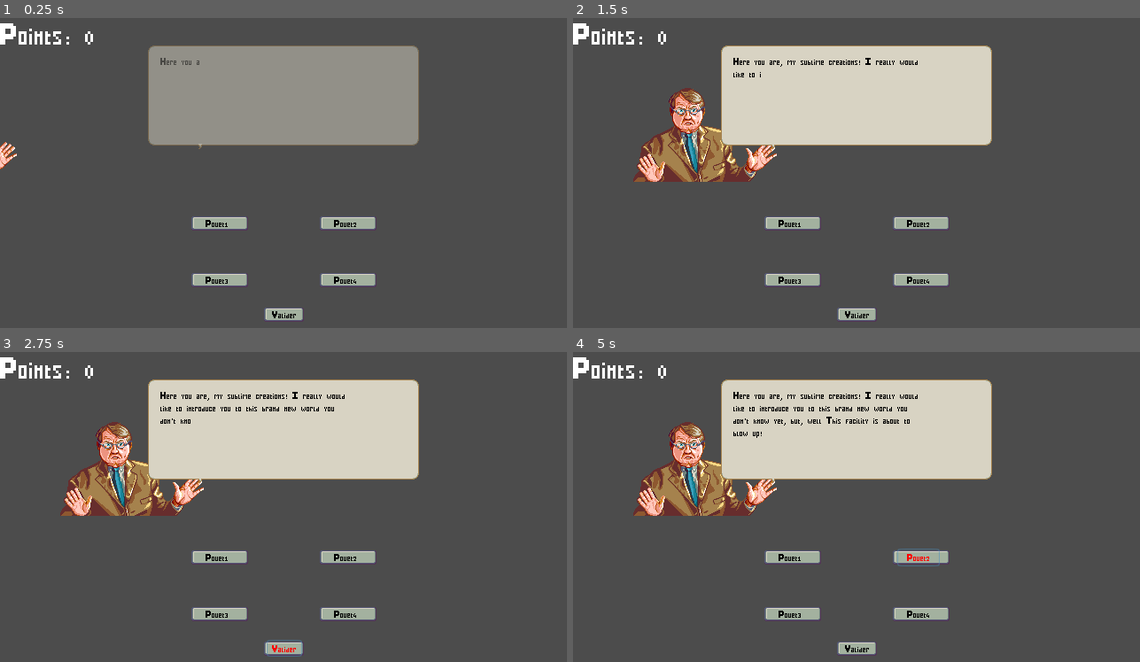
Above: before the commit, frames 1-4 (two rows, left to right).
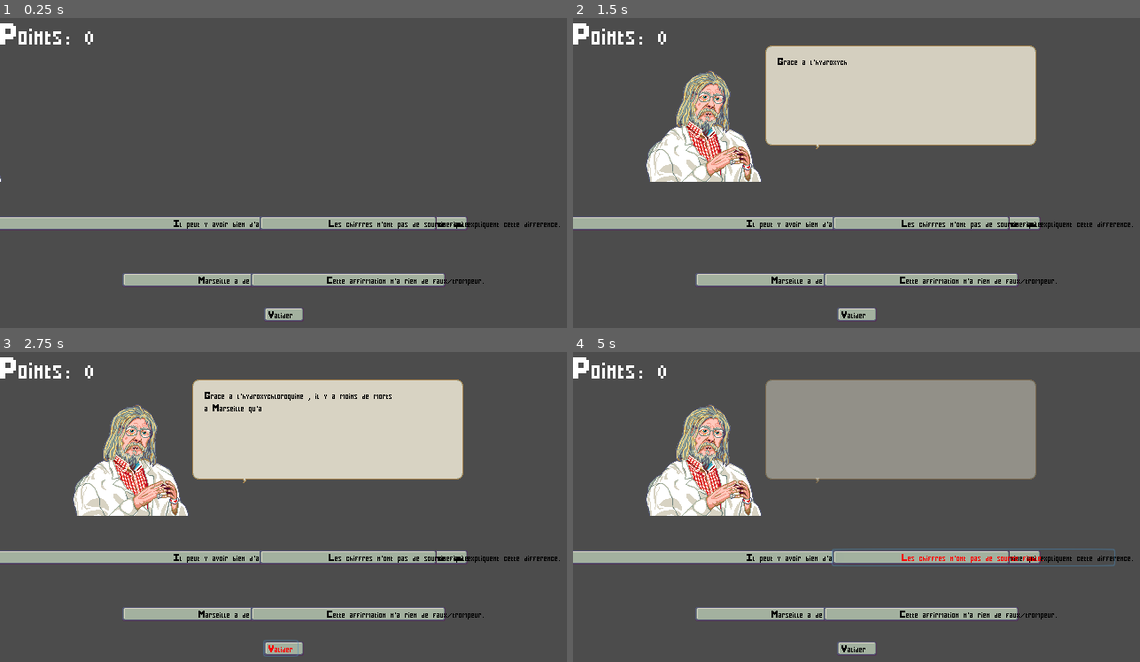
Above: after the commit, the same moments.

Repository: MrBSmith/FakeNews
Game: Godot game, scene res://Scenes/Game.tscn
The game is run twice, just before and just after one commit, with the same random seed, the same clock (stepped at 60 frames per second) and the same inputs.
Inputs (mouse positions are in pixels of both pictures, inside the frame that each line leads up to):
- Up to frame 1 (0.25 s): no input
- Up to frame 2 (1.5 s): tap Enter (ui_accept) at 0.5, 0.77 s; move the mouse to (856, 95) at 0.52 s; hold Up (ui_up) 0.53-1.28 s; move the mouse to (743, 191) at 1.27 s; hold Down (ui_down) from 1.28 s (still down)
- Up to frame 3 (2.75 s): tap Enter (ui_accept) at 1.52 s; release Down (ui_down) at 2 s; click "Valider" at 2 s
- Up to frame 4 (5 s): click (788, 556) at 2.75 s, where only the run before the commit has a clickable "Pouet1"; click (941, 556) at 3.5 s, where only the run after the commit has a clickable "Il peut y avoir bien d'autres…"; click (918, 556) at 4.25 s, where only the run before the commit has a clickable "Pouet2"

The runs differ from the first frame. In frame 1, 20% of the frame differs, in the area x 0-99%, y 8-97%; in frame 2, 15%; in frame 3, 15%; in frame 4, 28%.

Commit message:
Add questions

Diff:
--- a/Autoloads/Dialogue/Text.csv
+++ b/Autoloads/Dialogue/Text.csv
@@ -1,28 +1,68 @@
 keys;fr;en
 ;;
-PORT_QUIZZ_1;Montagnier;Montagnier
-PORT_QUIZZ_2;Montagnier;Montagnier
-PORT_QUIZZ_3;Montagnier;Montagnier
-PORT_QUIZZ_4;Montagnier;Montagnier
-PORT_QUIZZ_5;Montagnier;Montagnier
-PORT_QUIZZ_6;Montagnier;Montagnier
-PORT_QUIZZ_7;Montagnier;Montagnier
-PORT_QUIZZ_8;Montagnier;Montagnier
-PORT_QUIZZ_9;Montagnier;Montagnier
-PORT_QUIZZ_10;Montagnier;Montagnier
+PORT_QUIZZ_1;;Raoult
+PORT_QUIZZ_2;;Raoult
+PORT_QUIZZ_3;;Raoult
+PORT_QUIZZ_4;;JJCC
+PORT_QUIZZ_5;;JJCC
+PORT_QUIZZ_6;;Montagnier
+PORT_QUIZZ_7;;Montagnier
+PORT_QUIZZ_8;;Casasnovas
+PORT_QUIZZ_9;;Casasnovas
+PORT_QUIZZ_10;;Casasnovas
 ;;
-DIAL_QUIZZ_1;Pouet;Here you are, my sublime creations! I really would like to introduce you to this brand new world you don't know yet, but, well… This facility is about to blow up! A turbine of Xion -the gaz fueling the factory- broke up, so a massive cloud of Xion is about to destroy everything here. I just had time to wake you, so you will have to learn everything on the fly. But don't worry too much for now, I have restrainted the gaz leak to the engine room. This room is safe.
-DIAL_QUIZZ_2;;I've prepared some of my minions to show you the way. They will learn you everything you need to know, more or less. They are dumb as hell, but well it will have to do.
-DIAL_QUIZZ_3;;Well, nervemind what I said before: This room is NOT safe. Now stay as far as you can from the Xion cloud and RUN!
-DIAL_QUIZZ_4;;Do you see these purple crates? DON'T TOUCH IT! This is where I stock my precious Xion energy.
-DIAL_QUIZZ_5;;You see that blue flame that you've just lit ?! That's how my little time machine works. It can gets you back to the last blue flame you've met. Make sure not to miss the next ones!
-DIAL_QUIZZ_6;;The exit is near! All you need to do is to trigger the buttons and the door will open. But you won't be safer in the next area: continue running fast or the Xion will fry your precious circuits.
-DIAL_QUIZZ_7;;
-DIAL_QUIZZ_8;;
-DIAL_QUIZZ_9;;
+DIAL_QUIZZ_1;;Grace a l'hydroxychloroquine , il y a moins de morts a Marseille qu'a Paris.
+DIAL_QUIZZ_2;;(Sur le traitement a base d'hydoxuchloroquine) Les chinois avaient déjà prouvé l'éfficacité sur le SRAS, et recement ils ont montrés l'efficacité sur le COVID.
+DIAL_QUIZZ_3;;Quand on a montré qu'un médicament marchait sur une centaine de personne [...] et qu'il y a des andouilles qui disent qu'on est pas surs que ca marche, ca ne m'interese pas.
+DIAL_QUIZZ_4;;Au Danemark, ils viennent de voter une loi qui permettra aux danois de sortir du confinement à condition qu'ils acceptent de se faire vacciner par le futur vaccin contre le corona virus.
+DIAL_QUIZZ_5;;Si au moment des premières campagnes de vaccination, on a un pic de mortalité, les médias dominants et l'OMS vont l'attribuer a la virulance subite du COVID, alors qu'il se pourrait très bien que ce soit les dégats causés par un vaccin, dont une partie de la composition a été déclarée scret défense.
+DIAL_QUIZZ_6;;Le coronavirus contient des séquences d'un autre virus [...]: le VIH, le virus du SIDA.
+DIAL_QUIZZ_7;;Le virus a été fabriqué en laboratoire, en Chine, et les ondes 5G y jouent un rôle.
+DIAL_QUIZZ_8;;Il faut jeûner et manger cru pour se proteger du virus tout comme il faut se rapprocher des gens plutôt que de limiter les contacts physiques.
+DIAL_QUIZZ_9;;Est-ce que je connais des gens qui ont une hygiène de vie correcte [...] et qui ont été touchés par le COVID? A priori non, je n'en connais pas, et ca me parait impossible.
 DIAL_QUIZZ_10;;
 ;;
-DIAL_QUIZZ_1_0;;Pouet1
-DIAL_QUIZZ_1_1;;Pouet2
-DIAL_QUIZZ_1_2;;Pouet3[v]
-DIAL_QUIZZ_1_3;;Pouet4
+DIAL_QUIZZ_1_0;;Il peut y avoir bien d'autres facteurs que le traitement a l'hydroxychloroquine qui expliquent cette difference.[v]
+DIAL_QUIZZ_1_1;;Les chiffres n'ont pas de source fiable.[v]
+DIAL_QUIZZ_1_2;;Marseille a de meilleurs hopitaux que Paris.
+DIAL_QUIZZ_1_3;;Cette affirmation n'a rien de faux/trompeur.
+;;
+DIAL_QUIZZ_2_0;;Ces résultats sont obtenu seulement in vitro (Et non sur un organisme vivant).[v]
+DIAL_QUIZZ_2_1;;Les études dont il parle sont controversés.[v]
+DIAL_QUIZZ_2_2;;Il n'y a pas eu de preuve de l'efficacité de l'hydorxychloroquine contre le SRAS.
+DIAL_QUIZZ_2_3;;Cette affirmation n'a rien de faux/trompeur.
+;;
+DIAL_QUIZZ_3_0;;Une étude qui porte sur 100 personne n'est jamais une preuve suffisante pour l'eficacité d'un médicament.[v]
+DIAL_QUIZZ_3_1;;Son étude a été menée sans groupe témoins, les données recoltés ne peuvent donc être comparé a aucune autres.[v]
+DIAL_QUIZZ_3_2;;L'étude n'est pas randomisée, elle est donc soumise au biais des chercheurs ainsi qu'aux effets contextuels sur les patients (Effet placebo...).[v]
+DIAL_QUIZZ_3_3;;Cette affirmation n'a rien de faux/trompeur.
+;;
+DIAL_QUIZZ_4_0;;La loi dit en réalité que le ministère peut décider de rendre un vaccin obligatoire localement (Sans lien avec le confinement).[v]
+DIAL_QUIZZ_4_1;;Le futur vaccin (Si il est un jour découvert), ne pourrait être généralisé que dans de nombreux mois, c’est-à-dire bien après la fin prévue du confinement au Danemark.[v]
+DIAL_QUIZZ_4_2;;Il n'y a pas de confinement au Danemark.
+DIAL_QUIZZ_4_3;;Cette affirmation n'a rien de faux/trompeur.
+;;
+DIAL_QUIZZ_5_0;;"C'est un procès d'intention: son argument se base sur des faits qui ""pourraient"" avoir lieu.[v]"
+DIAL_QUIZZ_5_1;;Le vaccin n'existe pas encore, sa composition n'a pas pu être déclaré secret défense.[v]
+DIAL_QUIZZ_5_2;;
+DIAL_QUIZZ_5_3;;Cette affirmation n'a rien de faux/trompeur.
+;;
+DIAL_QUIZZ_6_0;;La séquence dont il parle se retrouve en réalité dans de nombreux virus (Elle est assez banale).[v]
+DIAL_QUIZZ_6_1;;Le virus n'a pas de séquence commune avec le VIH.
+DIAL_QUIZZ_6_2;;C'est un prix nobel il faut donc lui faire confiance.
+DIAL_QUIZZ_6_3;;Cette affirmation n'a rien de faux/trompeur.
+;;
+DIAL_QUIZZ_7_0;;Il n'y a aucune preuve ou indice qui permette d'accuser un laboratoire chinois d'avoir crée le virus.[v]
+DIAL_QUIZZ_7_1;;Il n'y a aucun rapport entre les ondes 5G et les virus et leur transmision.[v]
+DIAL_QUIZZ_7_2;;C'est un prix nobel il faut donc lui faire confiance.
+DIAL_QUIZZ_7_3;;Cette affirmation n'a rien de faux/trompeur.
+;;
+DIAL_QUIZZ_8_0;;Il n'y a aucune efficacité démontré du jeûne et du crudivorisme pour se protéger du virus.[v]
+DIAL_QUIZZ_8_1;;Le virus se transmet par des microgoutellettes (Salive, réspiration), il faut donc éviter au maximum les contacts physiques.[v]
+DIAL_QUIZZ_8_2;;Jeûner et manger cru aident a renforcer les défenses immunitaires, et permettent donc de se protéger éfficacement du virus.
+DIAL_QUIZZ_8_3;;Cette affirmation n'a rien de faux/trompeur.
+;;
+DIAL_QUIZZ_8_0;;Il n'y a aucun rapport direct entre l'hygiène de vie et la transmition du virus.[v]
+DIAL_QUIZZ_8_1;;"L'une des proches de Thierry Casasnovas dit elle-même avoir été atteinte et s'être ""soignée"" a l'aide du crudivorisme et de ""purges"".[v]"
+DIAL_QUIZZ_8_2;;Une bonne hygiène protège efficacement du virus.
+DIAL_QUIZZ_8_3;;Cette affirmation n'a rien de faux/trompeur.
--- a/Scenes/Bubble/Bubble.gd
+++ b/Scenes/Bubble/Bubble.gd
@@ -8,6 +8,8 @@
 var dialogue_key : String = ""
 
 func _ready():
+	set_modulate(Color.transparent)
+
 	appear()
 	$RichTextLabel.start_typing()
 	yield($RichTextLabel, "finished_typing")
--- a/Scenes/Button/Answer/Answer.tscn
+++ b/Scenes/Button/Answer/Answer.tscn
@@ -4,7 +4,19 @@
 [ext_resource path="res://Scenes/Button/Answer/Answer.gd" type="Script" id=2]
 
 [node name="Answer" instance=ExtResource( 1 )]
+margin_left = 0.0
+margin_top = 0.0
+margin_right = 16.0
+margin_bottom = 16.0
 script = ExtResource( 2 )
 
 [node name="Button" parent="." index="0"]
+anchor_left = 0.0
+anchor_top = 0.0
+anchor_right = 0.0
+anchor_bottom = 0.0
+margin_left = -1.0
+margin_top = -2.0
+margin_right = 18.0
+margin_bottom = 17.0
 custom_colors/font_color_pressed = Color( 0, 0.298039, 1, 1 )
--- a/Scenes/Button/Button.gd
+++ b/Scenes/Button/Button.gd
@@ -6,7 +6,7 @@
 
 func set_text(text: String):
 	if text.length() != 1:
-		_set_size(Vector2(16 + 8 * text.length(), 16))
+		_set_size(Vector2(5 * text.length(), 16))
 		$Button.set_size(Vector2(8 * text.length(), 16))
 	$Button.set_text(text)
 
--- a/Scenes/Button/Button.tscn
+++ b/Scenes/Button/Button.tscn
@@ -21,8 +21,8 @@
 }
 
 [node name="Button" type="NinePatchRect"]
-margin_left = 16.0
-margin_top = 16.0
+margin_right = 16.0
+margin_bottom = 16.0
 grow_horizontal = 2
 grow_vertical = 2
 rect_min_size = Vector2( 16, 16 )
@@ -37,14 +37,10 @@
 }
 
 [node name="Button" type="Button" parent="."]
-anchor_left = 0.125
-anchor_top = 0.062
-anchor_right = 0.125
-anchor_bottom = 0.062
-margin_left = -2.56382
-margin_top = -2.55582
-margin_right = 16.4362
-margin_bottom = 16.4442
+margin_left = -1.0
+margin_top = -2.0
+margin_right = 18.0
+margin_bottom = 17.0
 custom_fonts/font = ExtResource( 2 )
 custom_colors/font_color = Color( 0, 0, 0, 1 )
 custom_colors/font_color_hover = Color( 1, 0, 0, 1 )
@@ -53,6 +49,7 @@
 text = "A"
 flat = true
 __meta__ = {
+"_edit_lock_": true,
 "_edit_use_anchors_": false
 }
 
--- a/Scenes/Quizz/Quizz.gd
+++ b/Scenes/Quizz/Quizz.gd
@@ -26,18 +26,23 @@
 
 
 func instanciate_dialogue_box(index : int):
-	var box_node = dialogue_box_scene.instance()
-	box_node.dialogue_key = DIALOGUE.get_dialogue_key(index)
-
+	# Change the portrait accordingly
 	var portrait_name = DIALOGUE.get_current_translation().get_message(get_portait_key(index))
 	portrait_node.set_portrait(portrait_name)
 	portrait_node.appear()
+
+	yield(portrait_node.get_node("AnimationPlayer"), "animation_finished")
+
+	# Instanciate the question
+	var box_node = dialogue_box_scene.instance()
+	box_node.dialogue_key = DIALOGUE.get_dialogue_key(index)
 
 	var questions_node = get_tree().get_current_scene().find_node("Questions")
 	var container_size : Vector2 = questions_node.get_size()
 	var box_size : Vector2 = box_node.get_size()
 
 	box_node.set_position(container_size / 2 - box_size / 2)
+	box_node.rect_position.x += 50
 
 	questions_node.call_deferred("add_child", box_node)
 
Binary file changed: Autoloads/Dialogue/Text.en.translation
Binary file changed: Autoloads/Dialogue/Text.fr.translation
